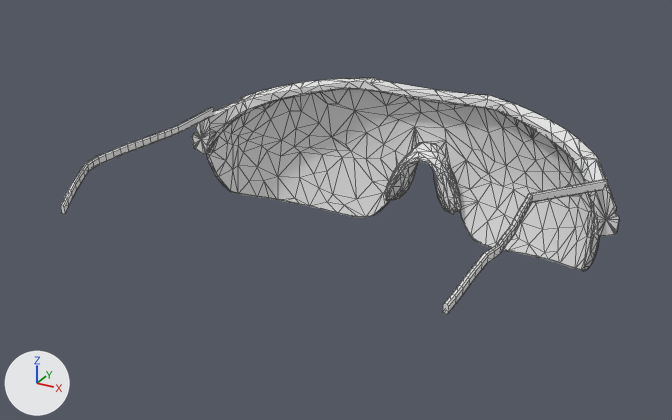
The FBX model spikes/Unity3D/Assets/Characters/LesCyclopes/Female.fbx as it was, and as the next commit left it.
One viewpoint serves both versions: a 50 mm camera at (0.156, -0.27, 1.795) aimed at (-0.003, 0.02, 1.65). Arrows for +X, +Y and +Z are at lower left; the lights stay in place. The first picture is the older version. Mesh edges are drawn as thin lines. Vertices at exactly the same position are counted once.

Names of what the first picture shows: 'PR_LesCyclopes_Female_LOD0'.
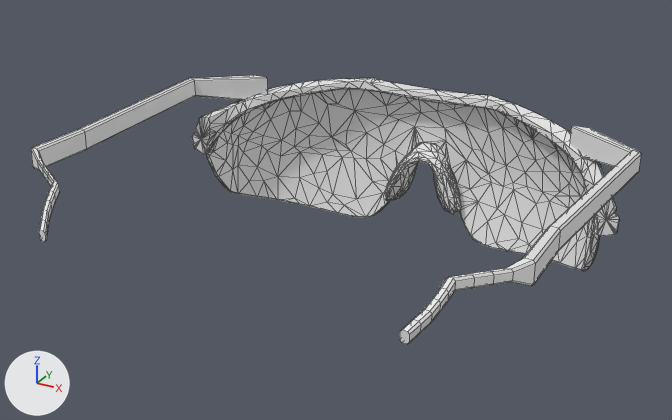
What the commit changed:
me_pr_lescyclopes_female_lod0_naturaltemples is used by ob_pr_lescyclopes_female_lod0; location (0.0, 0.0, 0.0).
me_pr_lescyclopes_female_lod0_naturaltemples had 1557 vertices, 2747 faces and spanned x -0.097..0.097, y -0.053..0.107, z 1.611..1.68.
me_pr_lescyclopes_female_lod0_naturaltemples now has 1429 vertices, 2619 faces and spans x -0.101..0.101, y -0.068..0.107, z 1.611..1.68.
me_pr_lescyclopes_female_lod0_naturaltemples part 1: the loose piece of 168 vertices spanning x 0.071..0.09, y -0.053..0.058, z 1.662..1.674 is rebuilt with 104 vertices and now spans x 0.065..0.101, y -0.068..0.076, z 1.659..1.68.
Part 2, on me_pr_lescyclopes_female_lod0_naturaltemples:
72 vertices are removed from x -0.078..-0.071, y -0.053..0.007, z 1.662..1.674.
81 faces are deleted.
3 vertices in x -0.076..-0.074, y 0.003, z 1.671 move by (-0.012, -0.049, 0.002).
3 vertices in x -0.076..-0.074, y 0.003, z 1.673..1.674 move by (-0.012, -0.049, 0.003).
3 vertices in x -0.078..-0.076, y -0.008, z 1.671 move by (0.003, -0.045, -0.001).
3 vertices in x -0.078..-0.076, y -0.008, z 1.673..1.674 move by (0.003, -0.045, 0.0).
3 vertices in x -0.078, y -0.02, z 1.671..1.674 move by (0.006, -0.042, -0.007).
3 vertices in x -0.079..-0.077, y -0.024, z 1.671..1.674 move by (0.009, -0.041, -0.009).
78 vertices move from x -0.09..-0.073, y -0.028..0.059, z 1.663..1.674 to x -0.101..-0.065, y -0.068..0.077, z 1.659..1.68.
8 new vertices lie (0.0, -0.024, 0.0) away from vertices in x -0.075..-0.074, y 0.011, z 1.671..1.674.
17 new faces join them.

Boxes [x1, y1, x2, y2] around the edits, measured in the pictures (672 x 420 px; the box of a moved part takes in the faces that stretch with it):
'PR_LesCyclopes_Female_LOD0', reshaped (9% wider, 14% taller)
    before: [61, 78, 620, 314]
    after: [31, 75, 641, 344]
part 1 of me_pr_lescyclopes_female_lod0_naturaltemples, rebuilt (46% wider, 61% taller)
    before: [443, 179, 608, 314]
    after: [400, 126, 641, 344]
part 2 of me_pr_lescyclopes_female_lod0_naturaltemples, moved or reshaped
    before: [61, 129, 172, 214]
    after: [31, 129, 87, 242]
